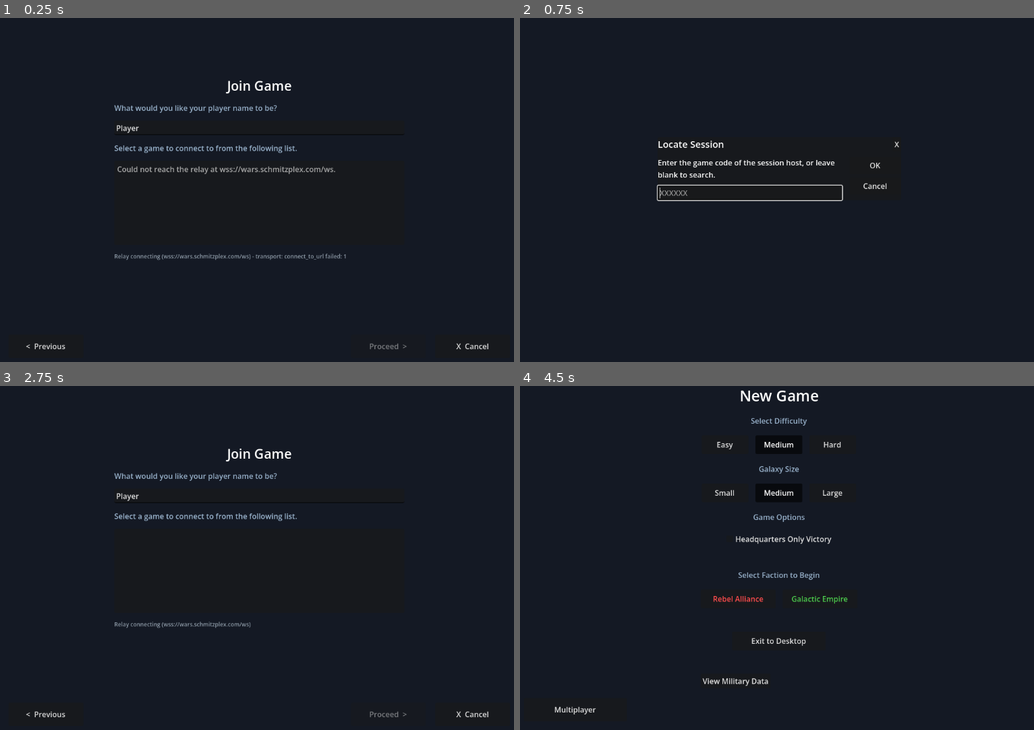
Above: before the commit, frames 1-4 (two rows, left to right).
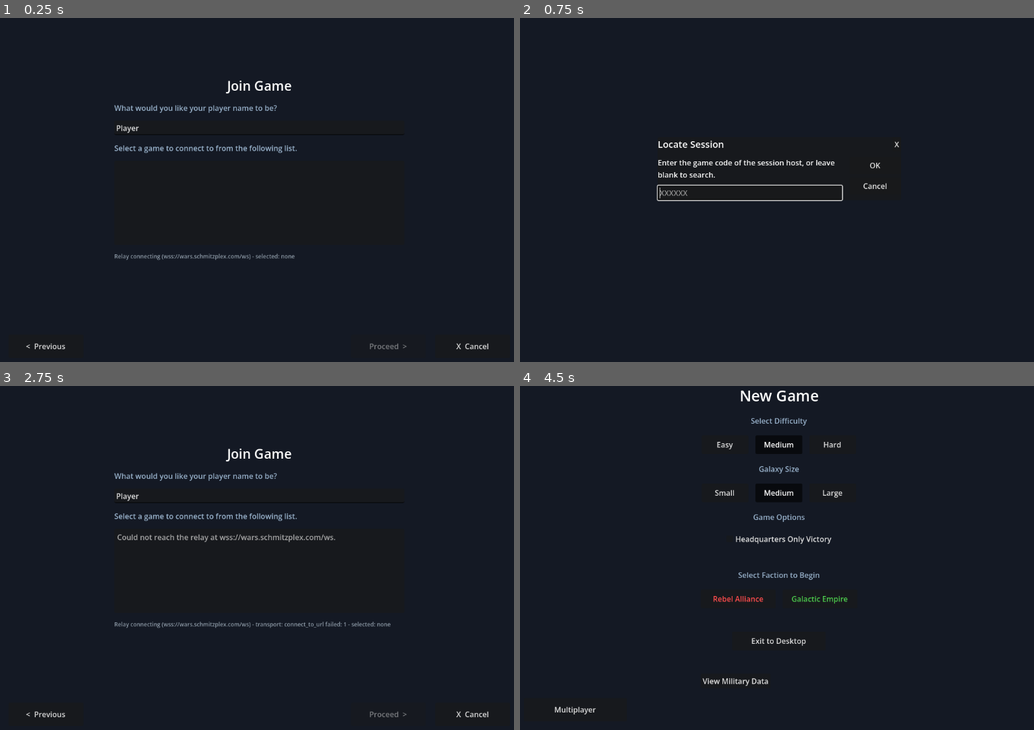
Above: after the commit, the same moments.

Repository: TeeJS/schmitz-wars
Game: Godot game, scene res://src/ui/mp/JoinGame.tscn
Same seed, same stepped clock (60 frames per second), same inputs: the game is played once before the commit and once after it. This scene is started directly instead of the project's main scene.
Inputs (mouse positions are in pixels of both pictures, inside the frame that each line leads up to):
- Up to frame 1 (0.25 s): no input
- Up to frame 2 (0.75 s): click "< Previous" at 0.5 s
- Up to frame 3 (2.75 s): click (231, 561) at 1.27 s; type "12" at 1.35 s; click "OK" at 2 s
- Up to frame 4 (4.5 s): tap Enter at 2.75 s; move the mouse to (751, 616) at 2.77 s; hold Up 2.78-3.5 s; tap H at 2.85 s; click (751, 616) at 2.92 s; tap Space at 3.02, 3.5 s; drag from (941, 595) to (751, 616) at 3.52 s; click "X Cancel" at 4.25 s

The runs differ from the first frame. In frame 1, 0.5% of the frame differs, in the area x 22-68%, y 43-71%; in frame 2, nothing differs; in frame 3, 0.5%, in the area x 22-76%, y 43-71%; in frame 4, nothing differs.

Commit message:
Join Game status line: show which room is selected, or none
Co-Authored-By: Claude Fable 5.1 <noreply@anthropic.com>

Diff:
--- a/src/ui/mp/join_game.gd
+++ b/src/ui/mp/join_game.gd
@@ -97,6 +97,8 @@
 		parts.append("transport: %s" % t.last_error)
 	if t.received > 0:
 		parts.append("%d game(s) listed, %d message(s) received" % [_rooms.size(), t.received])
+	var picked := (get_node("%Games") as ItemList).get_selected_items()
+	parts.append("selected: %s" % (str(_shown[picked[0]].get("code", "?")) if picked.size() > 0 and picked[0] < _shown.size() else "none"))
 	if _joining:
 		parts.append("joining...")
 	if not _last_relay.is_empty():
